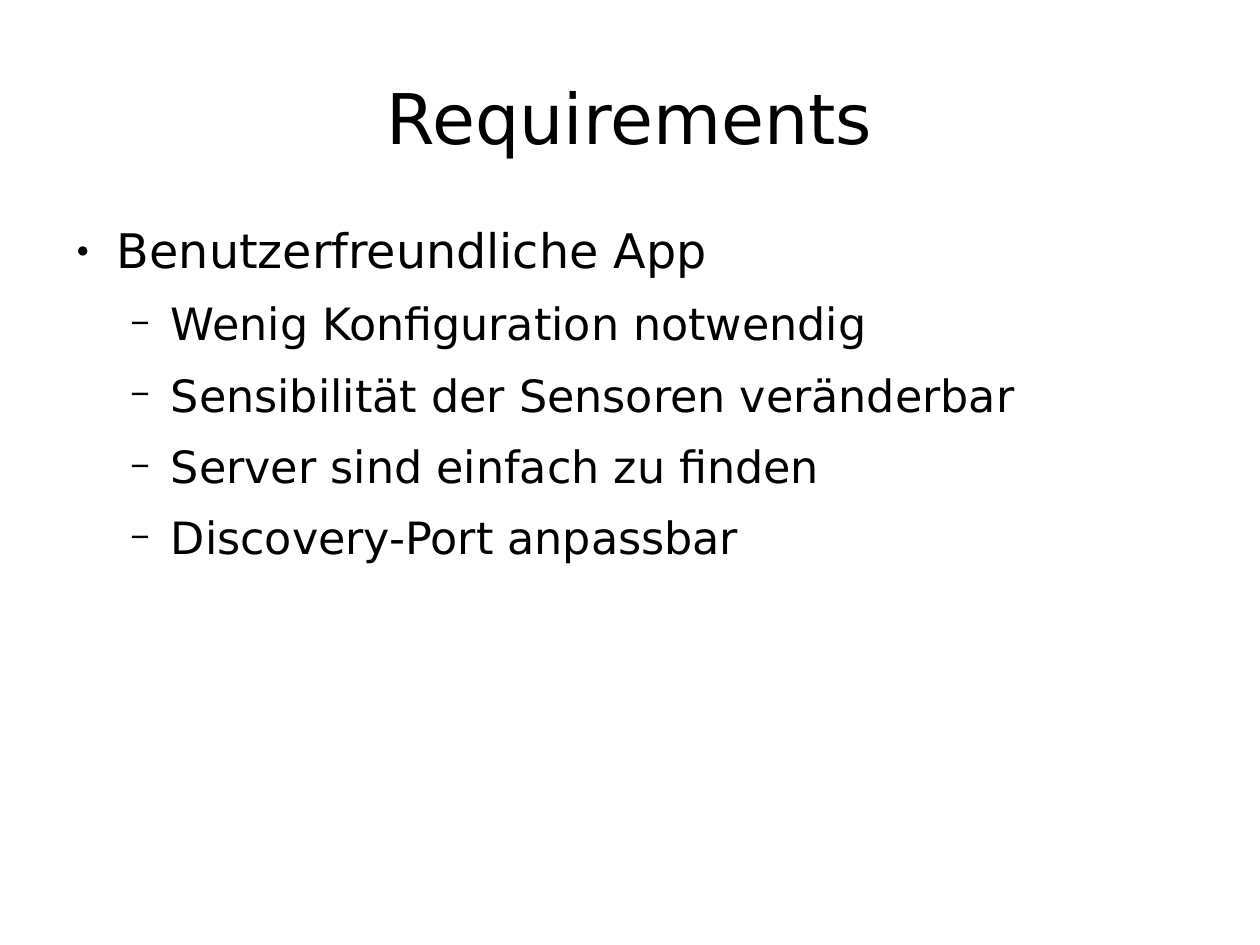
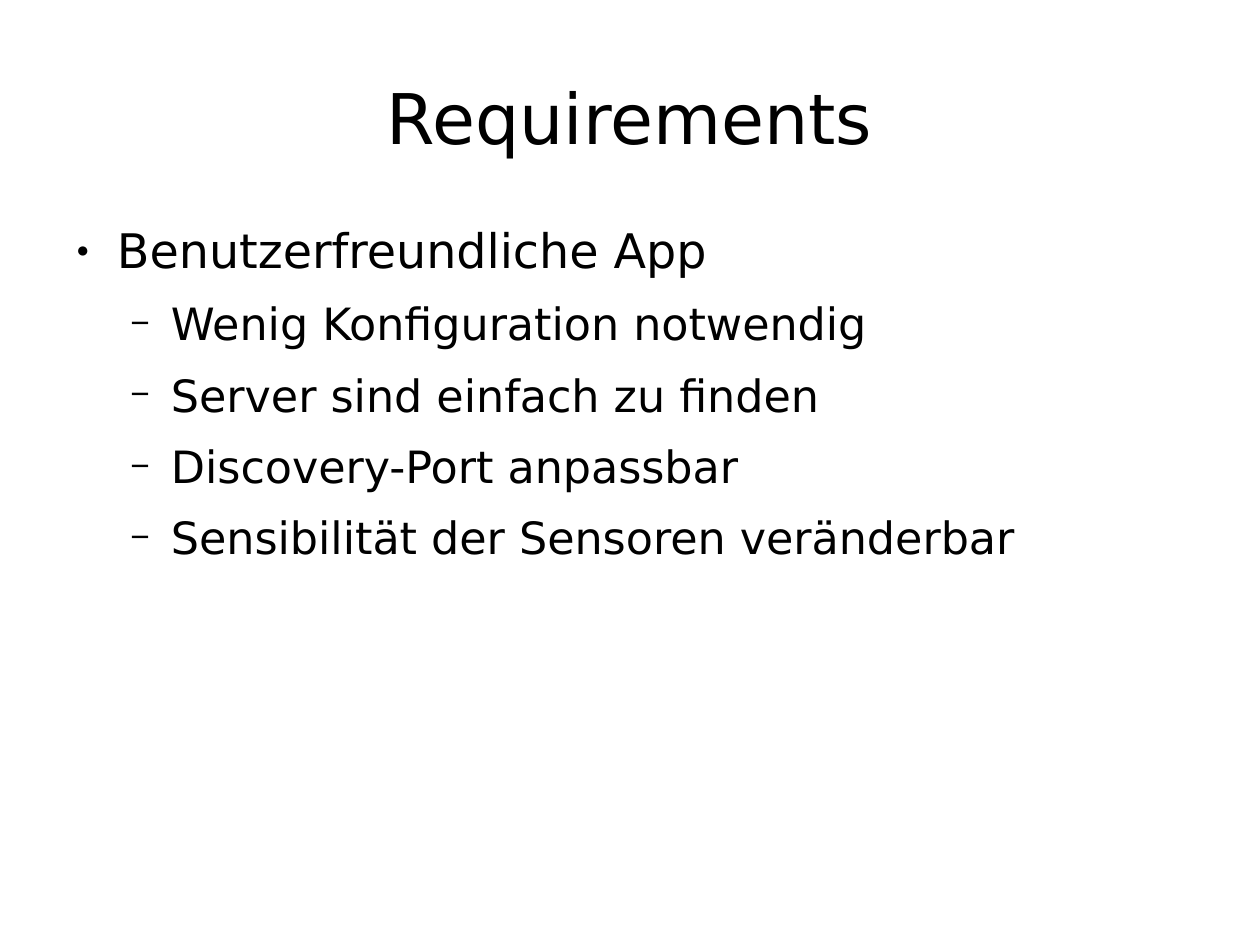
Before and after one commit to enra64/psychic-giggle, a slide deck: slide 5 of zwischenstand anfang dezember.odp. Drawn at 1260x945 pixels with LibreOffice and Linux fonts; fonts in the diff are those of the drawing. Boxes give left, top, right and bottom in pixels: in the first picture for what was removed or moved away, otherwise in the second. Text is boxed around its words. In the diff, an @@ line names an element or a change of style, - is before the commit and + after.

```diff
--- a/zwischenstand anfang dezember.odp
+++ b/zwischenstand anfang dezember.odp
@@ text at <box>171,378,1015,413</box>: paragraph removed @@
-  − Sensibilität der Sensoren veränderbar
@@ text at <box>171,520,1015,555</box>: paragraph added @@
+  − Sensibilität der Sensoren veränderbar
```
Also in this commit, not shown: 8 other slides changed, 3 slides removed.
